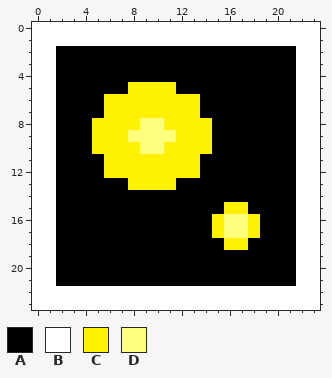
Two versions of one pixel-art sprite, EDDIcons/Controls/Plot/Dots.png. This is how it looked before the edit.
The file is 24x24 pixels. Colours within 5 levels of each other are drawn and written as one.
Palette (. is transparent): A #000000  B #ffffff  C #fff200  D #ffff80
Pixels before, first column x 0:
 0 BBBBBBBBBBBBBBBBBBBBBBBB
 1 BBBBBBBBBBBBBBBBBBBBBBBB
 2 BBAAAAAAAAAAAAAAAAAAAABB
 3 BBAAAAAAAAAAAAAAAAAAAABB
 4 BBAAAAAAAAAAAAAAAAAAAABB
 5 BBAAAAAACCCCAAAAAAAAAABB
 6 BBAAAACCCCCCCCAAAAAAAABB
 7 BBAAAACCCCCCCCAAAAAAAABB
 8 BBAAACCCCDDCCCCAAAAAAABB
 9 BBAAACCCDDDDCCCAAAAAAABB
10 BBAAACCCCDDCCCCAAAAAAABB
11 BBAAAACCCCCCCCAAAAAAAABB
12 BBAAAACCCCCCCCAAAAAAAABB
13 BBAAAAAACCCCAAAAAAAAAABB
14 BBAAAAAAAAAAAAAAAAAAAABB
15 BBAAAAAAAAAAAAAACCAAAABB
16 BBAAAAAAAAAAAAACDDCAAABB
17 BBAAAAAAAAAAAAACDDCAAABB
18 BBAAAAAAAAAAAAAACCAAAABB
19 BBAAAAAAAAAAAAAAAAAAAABB
20 BBAAAAAAAAAAAAAAAAAAAABB
21 BBAAAAAAAAAAAAAAAAAAAABB
22 BBBBBBBBBBBBBBBBBBBBBBBB
23 BBBBBBBBBBBBBBBBBBBBBBBB
After:
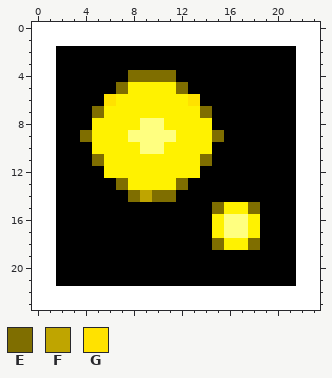
Colours new in this view: E #7f6e00  F #bfa500  G #ffe200
What changed:
Changed rows in their new state; - is an unchanged pixel.
first column x 4:
 4 ----EEEE-------
 5 ---E----E------
 6 --G------G-----
 7 -E--------E----
 9 E----------E---
11 -E--------E----
13 ---E----E------
14 ----EFEE-------
15 -----------E--E
18 -----------E--E
Pixel boxes of the changes (left, top, right, bottom) in both pictures:
changed: (80, 70, 260, 250)
